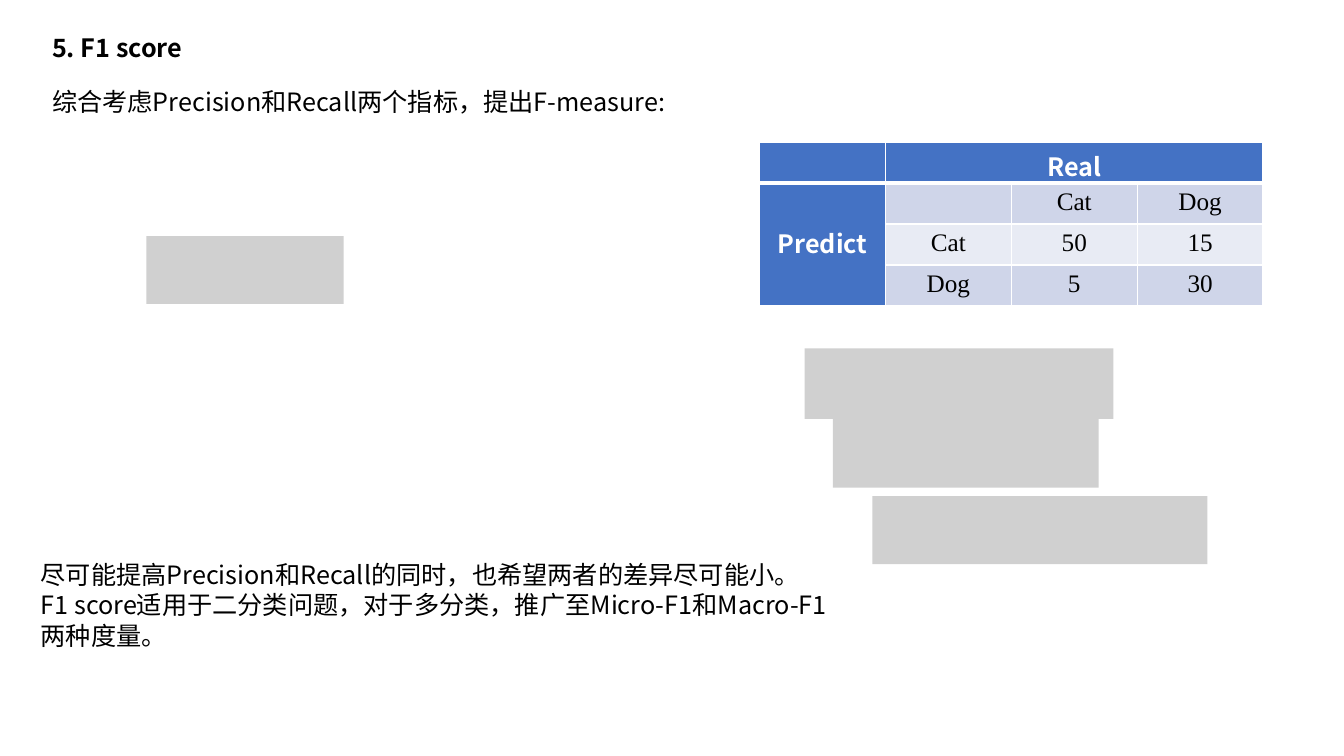
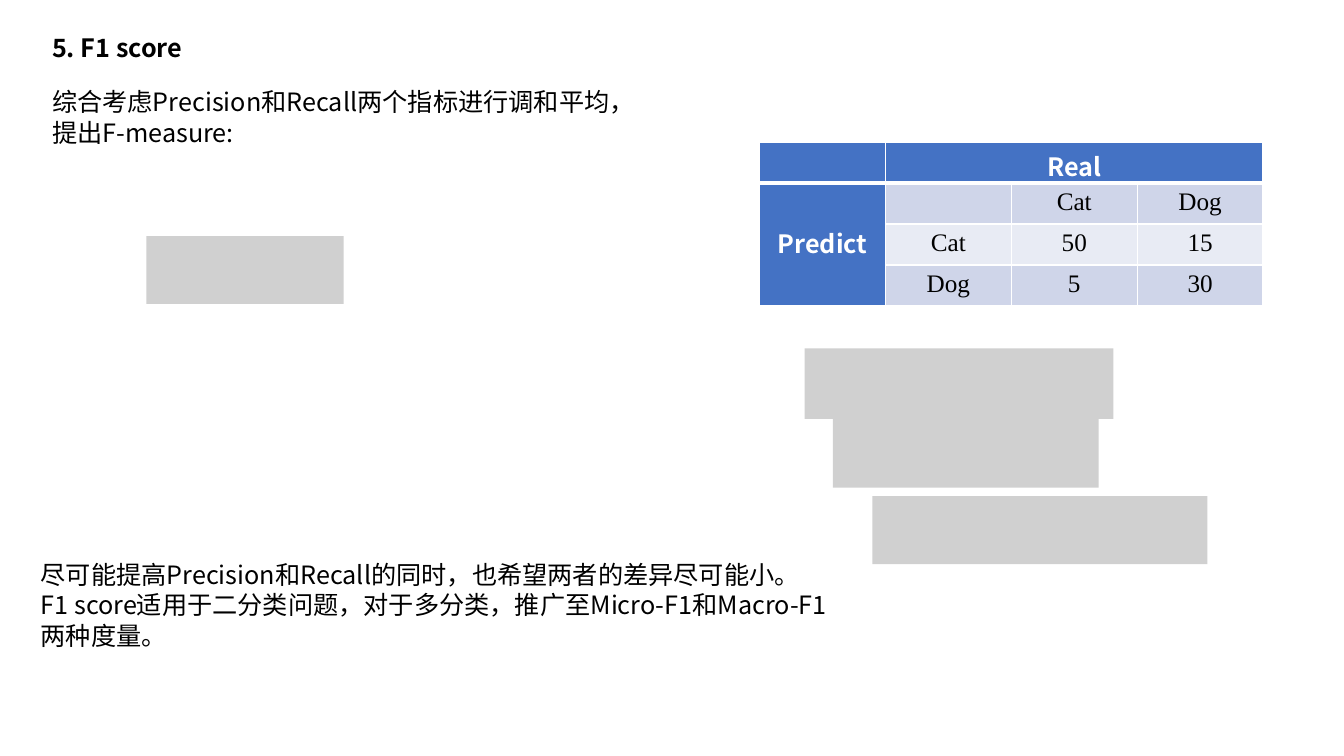
Before and after one commit to Tigerrr07/GNN-tiger, a slide deck: slide 3 of 1_deepwalk/F1score.pptx. Drawn at 1344x756 pixels with LibreOffice and Linux fonts; fonts in the diff are those of the drawing; grey boxes stand for pictures. Boxes give left, top, right and bottom in pixels: in the first picture for what was removed or moved away, otherwise in the second. Text is boxed around its words. In the diff, an @@ line names an element or a change of style, - is before the commit and + after.

```diff
--- a/1_deepwalk/F1score.pptx
+++ b/1_deepwalk/F1score.pptx
@@ text at box(52, 89, 635, 144): text changed @@
-综合考虑Precision和Recall两个指标，提出F-measure:
+综合考虑Precision和Recall两个指标进行调和平均，
+提出F-measure:
```
Also in this commit, not shown: 1 other file.
